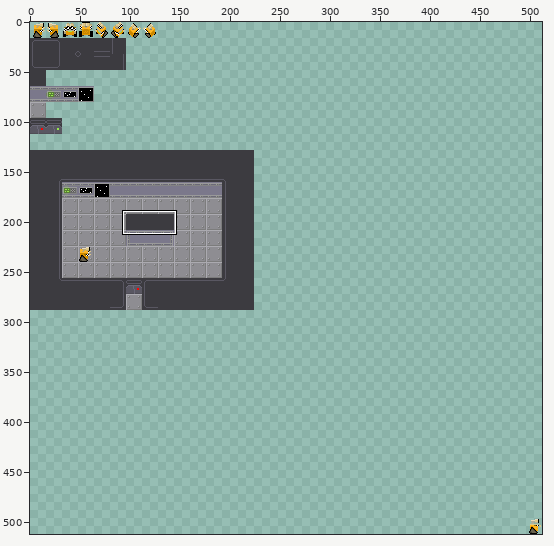
One commit to this sprite sheet: assets/gfx/tileset.png. The first picture is a wide view before the edit; the outline marks the close-up.
Close-up. Old version:
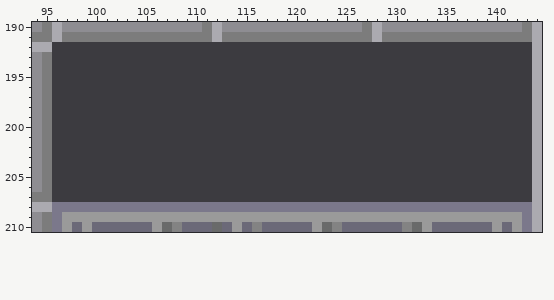
The file is 512x512 pixels. Colours within 5 levels of each other are drawn and written as one. Shown: x 94..144, y 190..210. The commit also changed other parts of the picture, which this record leaves out.
After:
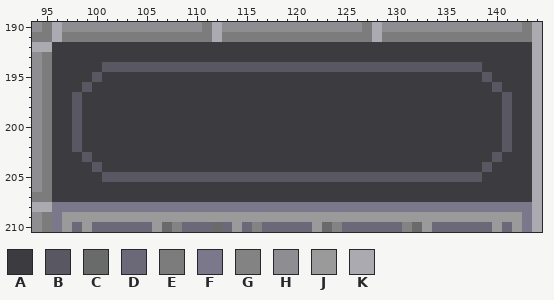
Palette (. is transparent): A #3c3b40  B #595762  C #696a6a  D #6b6978  E #7c7c7c  F #7b788b  G #838383  H #8e8d92  J #9a9a9a  K #abaab0
The edit:
@@ x 94..144 @@
 193 HEAAAAAAAAAAAAAAAAAAAAAAAAAAAAAAAAAAAAAAAAAAAAAAAAK
-194 HEAAAAAAAAAAAAAAAAAAAAAAAAAAAAAAAAAAAAAAAAAAAAAAAAK
-195 HEAAAAAAAAAAAAAAAAAAAAAAAAAAAAAAAAAAAAAAAAAAAAAAAAK
-196 HEAAAAAAAAAAAAAAAAAAAAAAAAAAAAAAAAAAAAAAAAAAAAAAAAK
-197 HEAAAAAAAAAAAAAAAAAAAAAAAAAAAAAAAAAAAAAAAAAAAAAAAAK
-198 HEAAAAAAAAAAAAAAAAAAAAAAAAAAAAAAAAAAAAAAAAAAAAAAAAK
-199 HEAAAAAAAAAAAAAAAAAAAAAAAAAAAAAAAAAAAAAAAAAAAAAAAAK
-200 HEAAAAAAAAAAAAAAAAAAAAAAAAAAAAAAAAAAAAAAAAAAAAAAAAK
-201 HEAAAAAAAAAAAAAAAAAAAAAAAAAAAAAAAAAAAAAAAAAAAAAAAAK
-202 HEAAAAAAAAAAAAAAAAAAAAAAAAAAAAAAAAAAAAAAAAAAAAAAAAK
-203 HEAAAAAAAAAAAAAAAAAAAAAAAAAAAAAAAAAAAAAAAAAAAAAAAAK
-204 HEAAAAAAAAAAAAAAAAAAAAAAAAAAAAAAAAAAAAAAAAAAAAAAAAK
-205 HEAAAAAAAAAAAAAAAAAAAAAAAAAAAAAAAAAAAAAAAAAAAAAAAAK
+194 HEAAAAABBBBBBBBBBBBBBBBBBBBBBBBBBBBBBBBBBBBBBAAAAAK
+195 HEAAAABAAAAAAAAAAAAAAAAAAAAAAAAAAAAAAAAAAAAAABAAAAK
+196 HEAAABAAAAAAAAAAAAAAAAAAAAAAAAAAAAAAAAAAAAAAAABAAAK
+197 HEAABAAAAAAAAAAAAAAAAAAAAAAAAAAAAAAAAAAAAAAAAAABAAK
+198 HEAABAAAAAAAAAAAAAAAAAAAAAAAAAAAAAAAAAAAAAAAAAABAAK
+199 HEAABAAAAAAAAAAAAAAAAAAAAAAAAAAAAAAAAAAAAAAAAAABAAK
+200 HEAABAAAAAAAAAAAAAAAAAAAAAAAAAAAAAAAAAAAAAAAAAABAAK
+201 HEAABAAAAAAAAAAAAAAAAAAAAAAAAAAAAAAAAAAAAAAAAAABAAK
+202 HEAABAAAAAAAAAAAAAAAAAAAAAAAAAAAAAAAAAAAAAAAAAABAAK
+203 HEAAABAAAAAAAAAAAAAAAAAAAAAAAAAAAAAAAAAAAAAAAABAAAK
+204 HEAAAABAAAAAAAAAAAAAAAAAAAAAAAAAAAAAAAAAAAAAABAAAAK
+205 HEAAAAABBBBBBBBBBBBBBBBBBBBBBBBBBBBBBBBBBBBBBAAAAAK
 206 HEAAAAAAAAAAAAAAAAAAAAAAAAAAAAAAAAAAAAAAAAAAAAAAAAK
Where, in picture pixels (left, top, right, bottom), the same in both close-ups:
changed: (72, 62, 512, 182)
